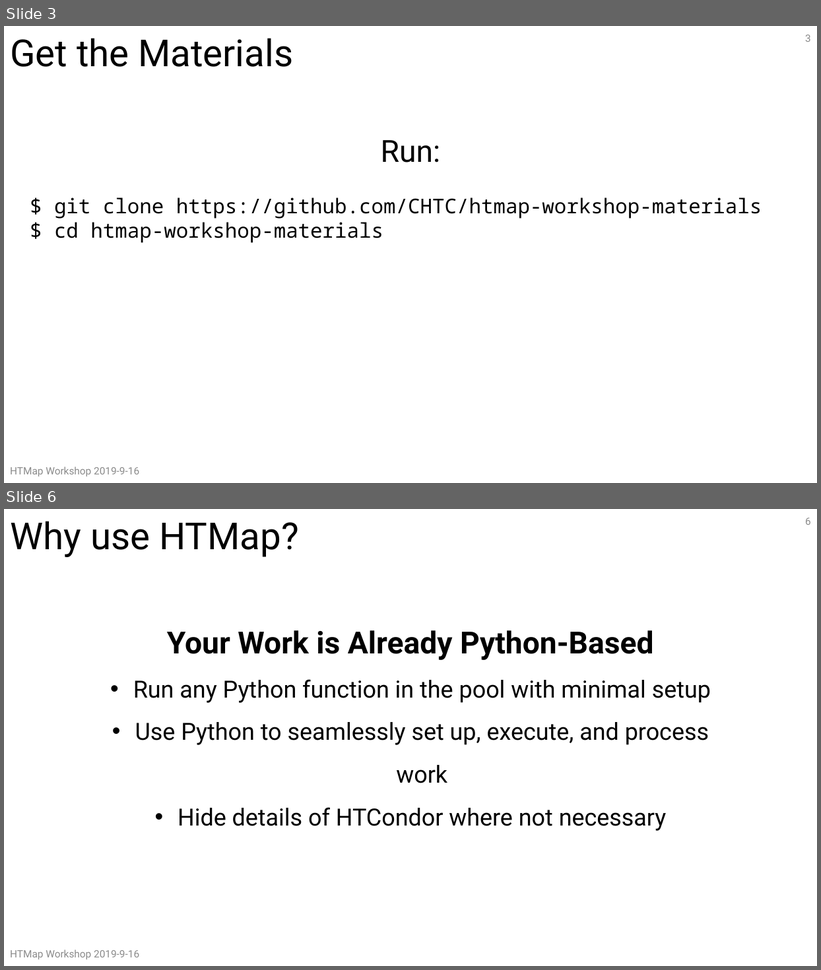
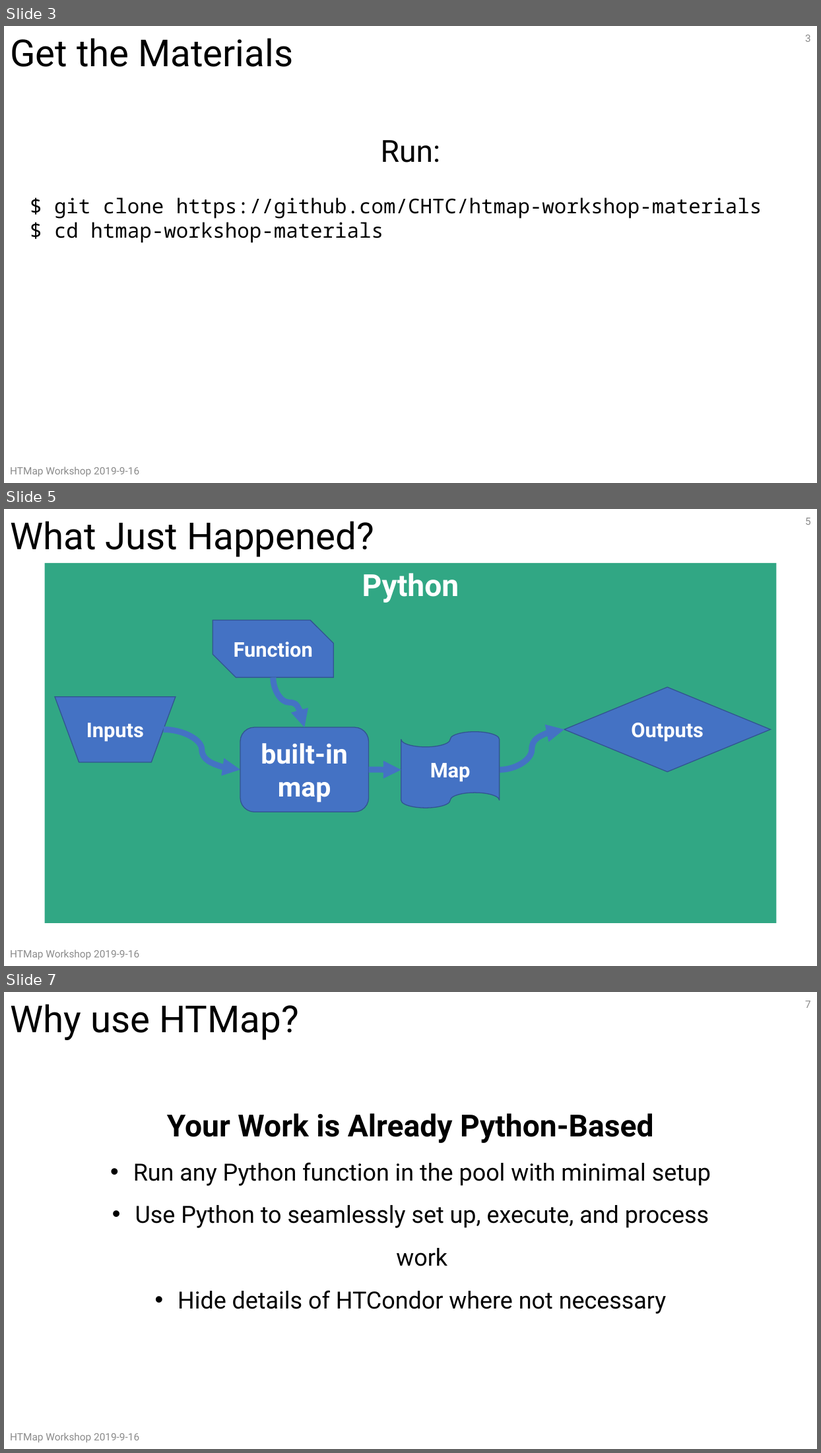
Before and after one commit to CHTC/htmap-workshop-materials, a slide deck: slides/HTMapWorkshop.pptx. Shown one above the other, each under a label of ours: slides 3 and 6 before the commit, slides 3, 5 and 7 after it; the slides between them are not shown. The pictures are 821x970 and 821x1453 pixels, drawn with LibreOffice and Linux fonts; fonts in the diff are those of the drawing. Boxes give left, top, right and bottom in pixels: in the first picture for what was removed or moved away, otherwise in the second. Text is boxed around its words. In the diff, an @@ line names an element or a change of style, - is before the commit and + after.

Commit message:
reorg, add new slide on built-in map, add text file for transfer tutorial

```diff
--- a/slides/HTMapWorkshop.pptx
+++ b/slides/HTMapWorkshop.pptx
@@ slide 5 added at <box>4,509,817,966</box>, background #FFFFFF @@
@@ title added at <box>10,521,374,557</box>, 44 pt, text #000000 @@
+What Just Happened?
@@ page number added at <box>805,518,811,525</box>, 12 pt, text #8C8C8C @@
+5
@@ rectangle added at <box>45,563,777,923</box>, fill #1B9E77 at 90% opacity, 36 pt, text #FFFFFF, bold @@
+Python
@@ snip diag rect added at <box>213,620,333,677</box>, fill #4472C4, outline #325491 1 pt, 24 pt, text #FFFFFF, bold @@
+Function
@@ curved arrow added from (273, 677) to (305, 727), #4472C4 7 pt @@
@@ flow chart manual operation added at <box>55,697,176,762</box>, fill #4472C4, outline #325491 1 pt, 24 pt, text #FFFFFF, bold @@
+Inputs
@@ diamond added at <box>564,687,771,772</box>, fill #4472C4, outline #325491 1 pt, 24 pt, text #FFFFFF, bold @@
+Outputs
@@ curved arrow added from (164, 730) to (240, 770), #4472C4 7 pt @@
@@ rounded rectangle added at <box>240,727,369,812</box>, fill #4472C4, outline #325491 1 pt, 32 pt, text #FFFFFF, bold @@
+built-in
+map
@@ flow chart punched tape added at <box>401,731,499,808</box>, fill #4472C4, outline #325491 1 pt, 24 pt, text #FFFFFF, bold @@
+Map
@@ curved arrow added from (499, 770) to (564, 730), #4472C4 7 pt @@
@@ curved arrow added from (369, 770) to (401, 770), #4472C4 7 pt @@
@@ text added at <box>10,950,139,960</box>, 12 pt, text #8C8C8C @@
+HTMap Workshop 2019-9-16
@@ what was slide 6 is now slide 7 @@
@@ page number at <box>805,1001,811,1008</box>: text changed @@
-6
+7
```
Also in this commit, not shown: 5 slides changed, 6 other files.
